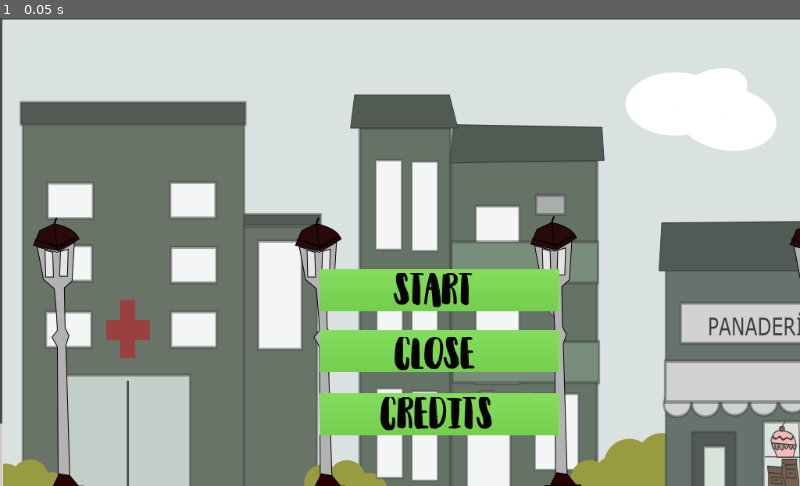
Above: before the commit, frame 1.
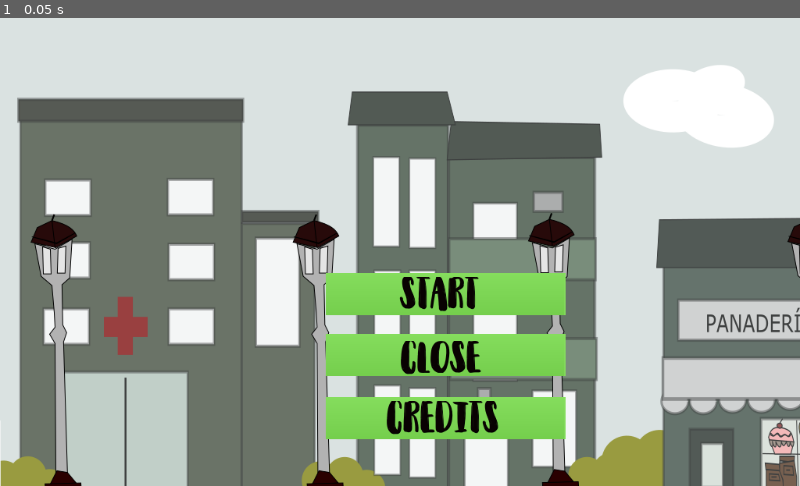
Above: after the commit, the same moment.

Repository: vallemrv/quarantine_jam
Game: Godot game, scene res://scenes/Control.tscn
Same seed, same stepped clock (60 frames per second), same inputs: the game is played once before the commit and once after it. This scene is started directly instead of the project's main scene.
Inputs:
- Up to frame 1 (0.05 s): no input

The runs differ from the first frame. In frame 1, 15% of the frame differs, in the area x 0-100%, y 0-100%.

Commit message:
Música

Diff:
--- a/game/scenes/Control.tscn
+++ b/game/scenes/Control.tscn
@@ -1,9 +1,10 @@
-[gd_scene load_steps=8 format=2]
+[gd_scene load_steps=9 format=2]
 
 [ext_resource path="res://art/fondo.png" type="Texture" id=1]
 [ext_resource path="res://art/UIpack/Spritesheet/greenSheet.png" type="Texture" id=2]
 [ext_resource path="res://art/Fuentes/snubnose DEMO.otf" type="DynamicFontData" id=3]
 [ext_resource path="res://art/Fuentes/Happy-Camper-Regular.ttf" type="DynamicFontData" id=4]
+[ext_resource path="res://art/Music/awesomeness.wav" type="AudioStream" id=5]
 
 [sub_resource type="DynamicFont" id=1]
 size = 60
@@ -23,19 +24,20 @@
 [node name="Control" type="Control"]
 anchor_right = 1.0
 anchor_bottom = 1.0
-margin_top = -3.0
+margin_left = 8.0
+margin_top = 2.0
 margin_right = 101.0
-margin_bottom = 204.0
+margin_bottom = 197.0
 __meta__ = {
 "_edit_use_anchors_": false,
 "_edit_vertical_guides_": [ 409.196, 716.728 ]
 }
 
 [node name="TextureRect" type="TextureRect" parent="."]
-margin_left = -35.0
-margin_top = 5.04547
-margin_right = 1130.0
-margin_bottom = 810.045
+margin_left = -46.0
+margin_top = -4.0
+margin_right = 1119.0
+margin_bottom = 801.0
 texture = ExtResource( 1 )
 __meta__ = {
 "_edit_use_anchors_": false
@@ -157,3 +159,7 @@
 __meta__ = {
 "_edit_use_anchors_": false
 }
+
+[node name="AudioStreamPlayer2D" type="AudioStreamPlayer2D" parent="."]
+stream = ExtResource( 5 )
+autoplay = true
Not shown, added: game/art/Music/awesomeness.wav.import
Not shown, added: game/art/Music/fall.wav.import
Not shown, added: game/art/Music/Komiku - Tale on the Late - 12 We have to do something.mp3
Not shown, added: game/art/Music/Komiku - Tale on the Late - 12 We have to do something.wav
Not shown, added: game/art/Music/We have to do something.midi
Not shown, added: game/art/Music/awesomeness.wav
Not shown, added: game/art/Music/fall.wav
Not shown, added: game/art/Music/qubodupRatAttack.flac
Not shown, added: game/art/Music/qubodupRatDeath.flac
Not shown, added: game/art/Music/qubodupRatPain.flac
Not shown, added: game/art/Music/sfx_pick.flac
